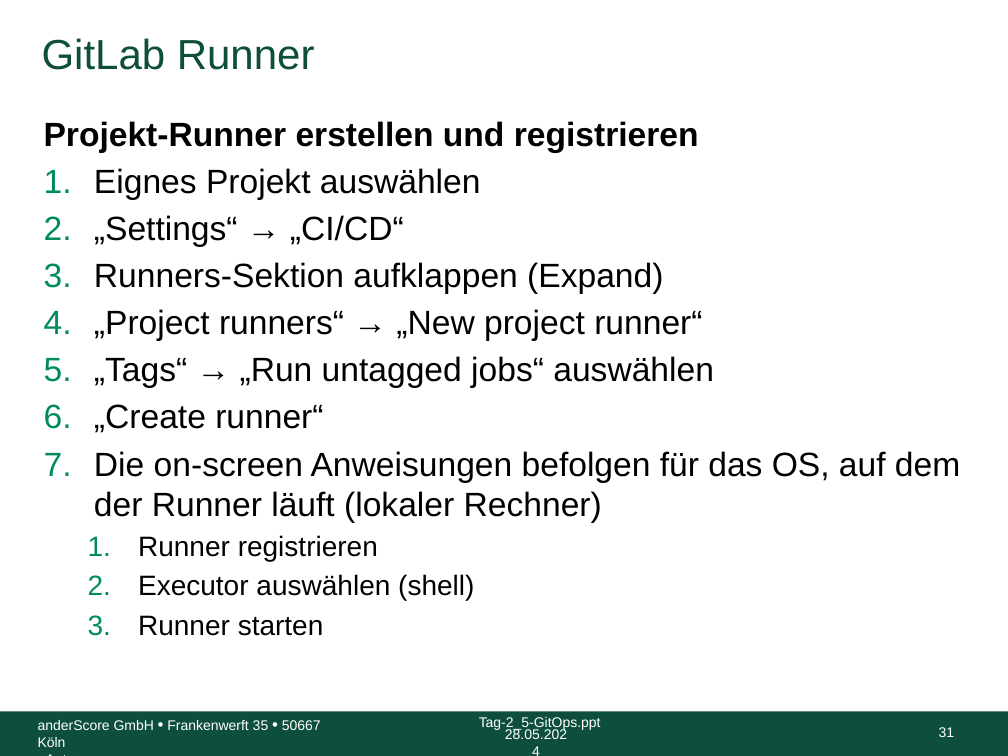
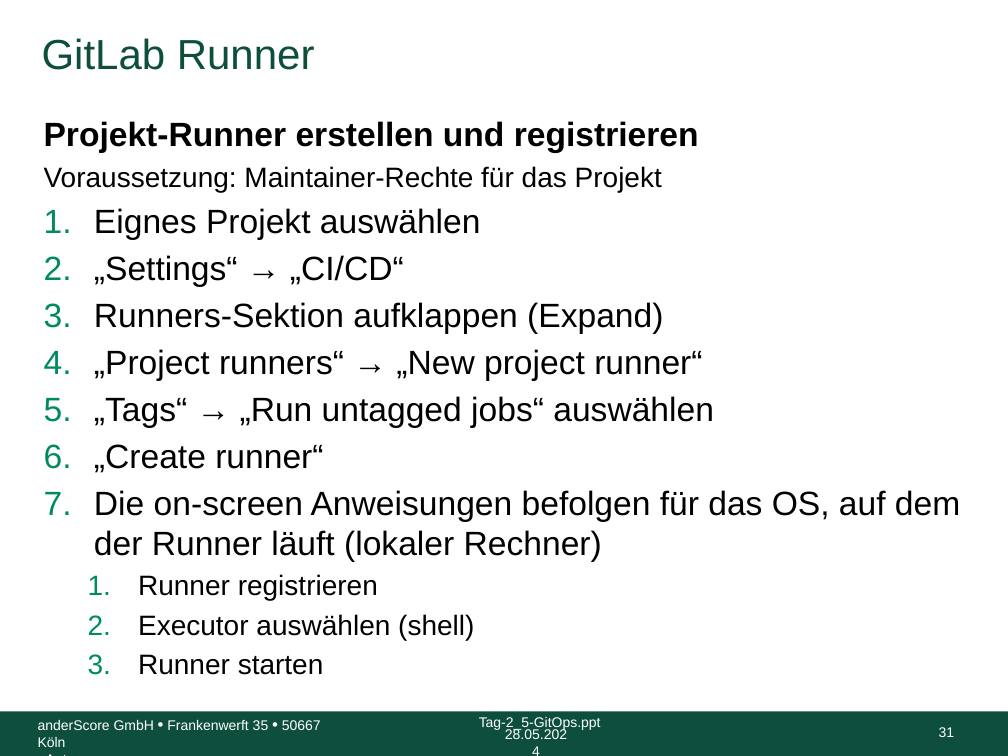
Before and after one commit to anderscore-gmbh/gitlab, a slide deck: slide 31 of slides/Tag-3_2-GitLab-Runner-Container-Registry.pptx. Drawn at 1008x756 pixels with LibreOffice and Linux fonts; fonts in the diff are those of the drawing; background and template pictures are left out. Boxes give left, top, right and bottom in pixels: in the first picture for what was removed or moved away, otherwise in the second. Text is boxed around its words. In the diff, an @@ line names an element or a change of style, - is before the commit and + after.

Commit message:
Tag-3_2: Project Runner hinzugefügt.

```diff
--- a/slides/Tag-3_2-GitLab-Runner-Container-Registry.pptx
+++ b/slides/Tag-3_2-GitLab-Runner-Container-Registry.pptx
@@ text at [44, 166, 662, 192]: paragraph added @@
+Voraussetzung: Maintainer-Rechte für das Projekt
```
Also in this commit, not shown: 17 slides added.
